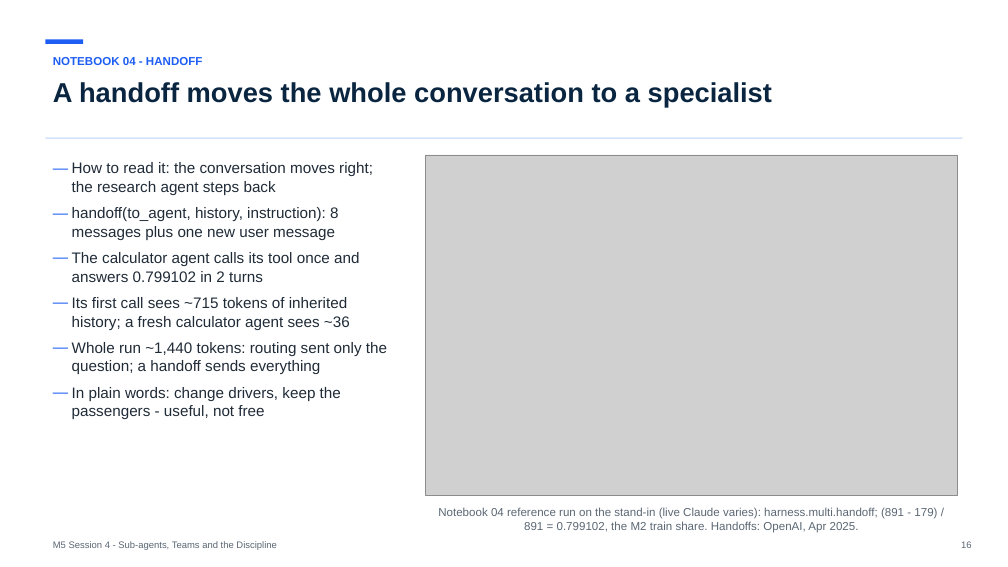
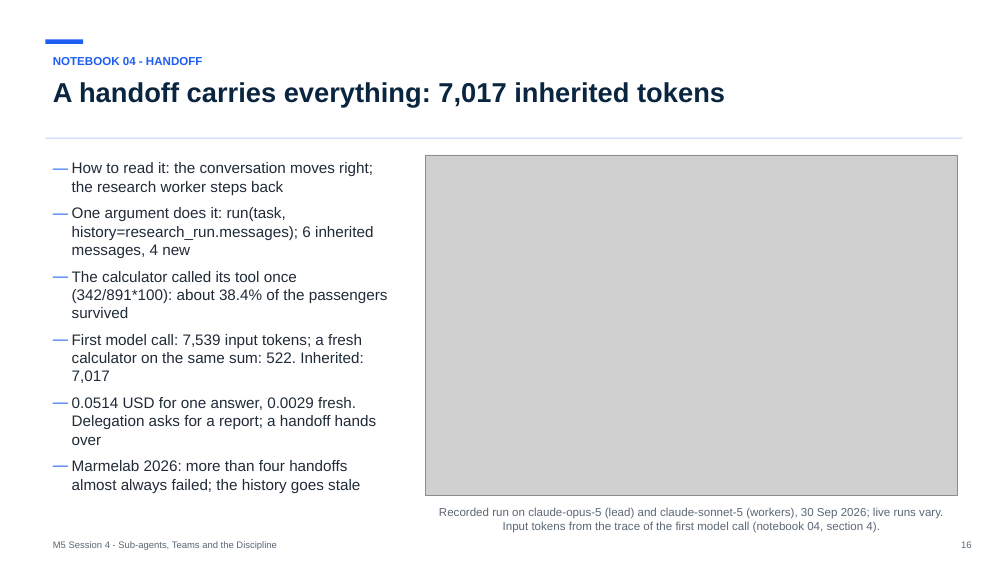
Before and after one commit to maglionejm/fontys-tech-exercises, a slide deck: slide 16 of presentations/m5-session-4-sub-agents-teams-and-the-discipline.pptx. Drawn at 1008x567 pixels with LibreOffice and Linux fonts; fonts in the diff are those of the drawing; grey boxes stand for pictures. Boxes give left, top, right and bottom in pixels: in the first picture for what was removed or moved away, otherwise in the second. Text is boxed around its words. In the diff, an @@ line names an element or a change of style, - is before the commit and + after.

```diff
--- a/presentations/m5-session-4-sub-agents-teams-and-the-discipline.pptx
+++ b/presentations/m5-session-4-sub-agents-teams-and-the-discipline.pptx
@@ text at (53,82,725,107): text changed @@
-A handoff moves the whole conversation to a specialist
+A handoff carries everything: 7,017 inherited tokens
@@ text at (72,162,388,493): text changed @@
-— How to read it: the conversation moves right; the research agent steps back
-— handoff(to_agent, history, instruction): 8 messages plus one new user message
-— The calculator agent calls its tool once and answers 0.799102 in 2 turns
-— Its first call sees ~715 tokens of inherited history; a fresh calculator agent sees ~36
-— Whole run ~1,440 tokens: routing sent only the question; a handoff sends everything
-— In plain words: change drivers, keep the passengers - useful, not free
+— How to read it: the conversation moves right; the research worker steps back
+— One argument does it: run(task, history=research_run.messages); 6 inherited messages, 4 new
+— The calculator called its tool once (342/891*100): about 38.4% of the passengers survived
+— First model call: 7,539 input tokens; a fresh calculator on the same sum: 522. Inherited: 7,017
+— 0.0514 USD for one answer, 0.0029 fresh. Delegation asks for a report; a handoff hands over
+— Marmelab 2026: more than four handoffs almost always failed; the history goes stale
@@ text at (439,507,943,533): text changed @@
-Notebook 04 reference run on the stand-in (live Claude varies): harness.multi.handoff; (891 - 179) / 891 = 0.799102, the M2 train share. Handoffs: OpenAI, Apr 2025.
+Recorded run on claude-opus-5 (lead) and claude-sonnet-5 (workers), 30 Sep 2026; live runs vary. Input tokens from the trace of the first model call (notebook 04, section 4).
```
Also in this commit, not shown: 9 other slides changed, 3 slides added, 1 other file.
